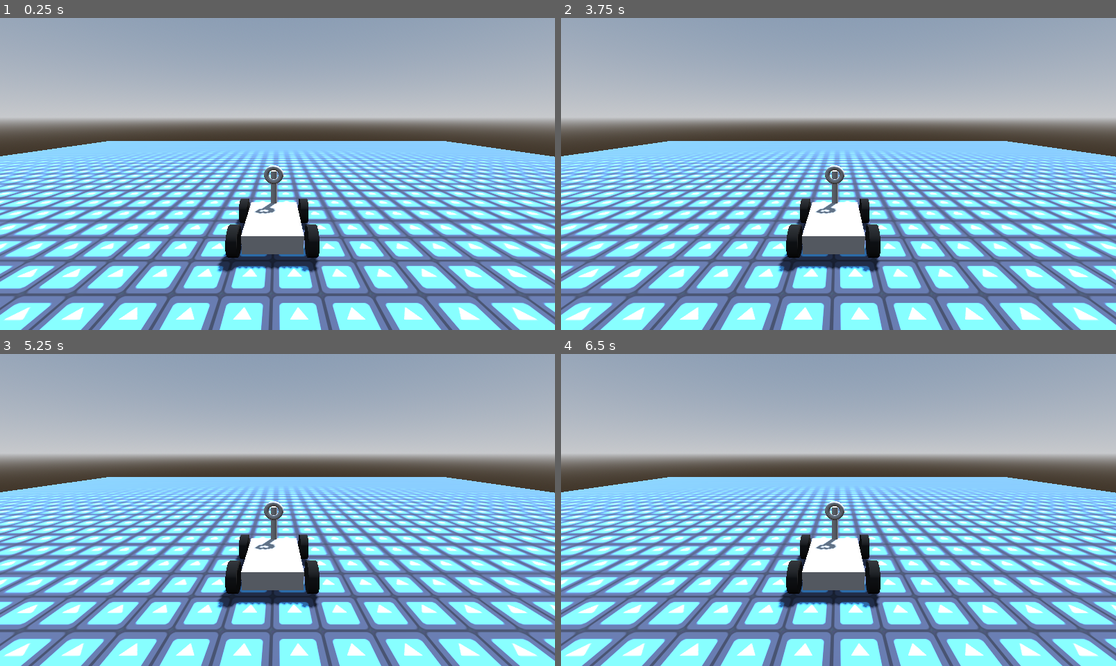
Above: before the commit, frames 1-4 (two rows, left to right).
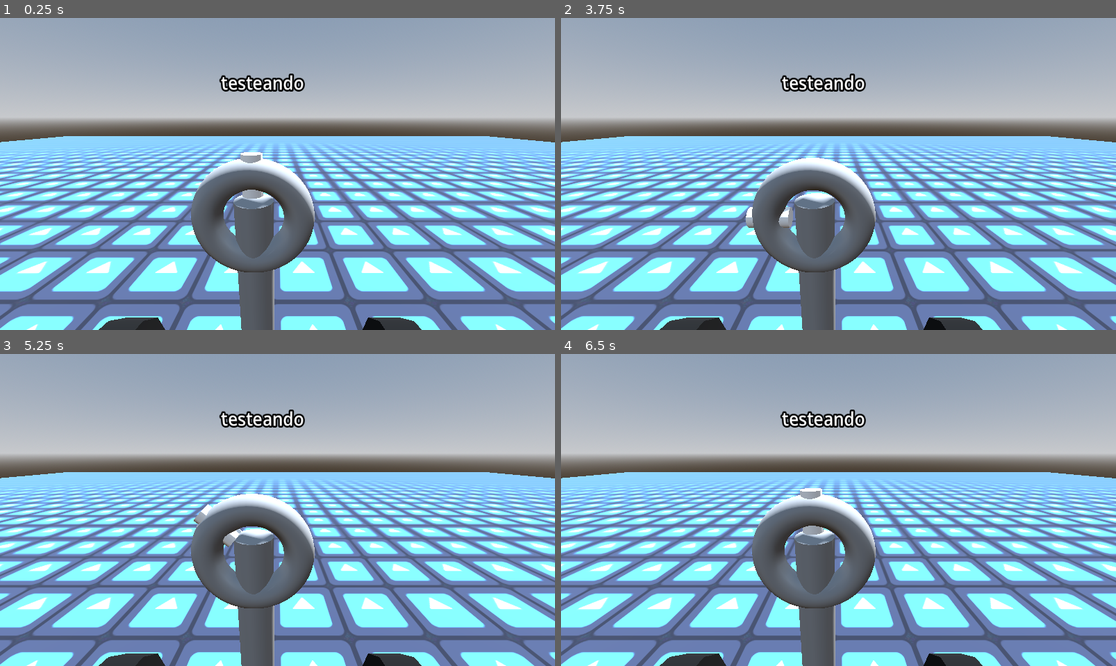
Above: after the commit, the same moments.

Repository: franciscoenriq/Panhales-en-Fuga
Game: Godot game, scene res://scenes/base-volante.tscn
The game is run twice, just before and just after one commit, with the same random seed, the same clock (stepped at 60 frames per second) and the same inputs. This scene is started directly instead of the project's main scene. The engine's default icon, where the game draws it, is replaced by a stand-in: a white triangle on a blue panel in a dark square.
Inputs:
- Up to frame 1 (0.25 s): no input
- Up to frame 2 (3.75 s): tap Enter at 0.5, 2, 3.5 s; hold D (right) 0.53-1.28 s; hold F (test) 0.53-1.28 s; tap Space at 1.25, 2.75 s; hold S (back) 1.28-2.03 s; tap C (clutch) at 1.35 s; tap F (test) at 1.55, 2.3, 2.85 s; hold D (right) 2.03-2.78 s; hold A (gas) 2.03-2.78 s; hold W (forward) 2.78-3.53 s; hold Left (turn_left) from 3.53 s (still down); hold F (test) from 3.53 s (still down)
- Up to frame 3 (5.25 s): tap Space at 4.25 s; release F (test) at 4.28 s; tap C (clutch) at 4.35 s; tap F (test) at 4.55 s; release Left (turn_left) at 5.03 s; hold S (back) from 5.03 s (still down); hold A (gas) from 5.03 s (still down)
- Up to frame 4 (6.5 s): tap F (test) at 5.3, 5.85 s; release S (back) at 5.78 s; release A (gas) at 5.78 s; hold D (right) from 5.78 s (still down)

The runs differ from the first frame. In frame 1, 46% of the frame differs, in the area x 0-100%, y 17-100%; in frame 2, 46%; in frame 3, 46%; in frame 4, 46%.
Error after the commit: Invalid access to property or key 'turn' on a base object of type 'Node (game_controller.gd)'. (res://scenes/car.gd:40)

Commit message:
FUNCIONA X FAVOR

Diff:
--- a/scenes/base-volante.tscn
+++ b/scenes/base-volante.tscn
@@ -1,7 +1,8 @@
-[gd_scene load_steps=17 format=3 uid="uid://bv05lp5ihcku2"]
+[gd_scene load_steps=21 format=3 uid="uid://bv05lp5ihcku2"]
 
 [ext_resource type="Texture2D" uid="uid://tw8t38ns0seh" path="res://icon.svg" id="1_vtehj"]
 [ext_resource type="Script" path="res://scenes/car.gd" id="2_dxiop"]
+[ext_resource type="Script" path="res://scenes/InputStateVolante.gd" id="3_khk2y"]
 
 [sub_resource type="ProceduralSkyMaterial" id="ProceduralSkyMaterial_rvre1"]
 sky_horizon_color = Color(0.64625, 0.65575, 0.67075, 1)
@@ -49,7 +50,13 @@
 
 [sub_resource type="CylinderShape3D" id="CylinderShape3D_oao56"]
 
-[sub_resource type="TorusMesh" id="TorusMesh_gt80a"]
+[sub_resource type="TorusMesh" id="TorusMesh_xvf4u"]
+
+[sub_resource type="StandardMaterial3D" id="StandardMaterial3D_aqsfc"]
+
+[sub_resource type="StandardMaterial3D" id="StandardMaterial3D_7ia1w"]
+
+[sub_resource type="CylinderMesh" id="CylinderMesh_q2qod"]
 
 [sub_resource type="ConvexPolygonShape3D" id="ConvexPolygonShape3D_rn6qw"]
 points = PackedVector3Array(-0.977441, 0.0497648, -0.183127, 0.977439, 0.0497671, 0.183136, 0.978405, -0.0418249, 0.183 …(911 unchanged characters)…
@@ -159,12 +166,28 @@
 transform = Transform3D(1, 0, 0, 0, 1, 0, 0, 0, 1, 0, 1.58409, 0)
 
 [node name="MeshInstance3D" type="MeshInstance3D" parent="car/Volante"]
-transform = Transform3D(0.3, 0, 0, 0, -1.31134e-08, -0.3, 0, 0.3, -1.31134e-08, 0, 1.38181, -0.801486)
-mesh = SubResource("TorusMesh_gt80a")
+unique_name_in_owner = true
+transform = Transform3D(0.3, 0, 0, 0, -1.31134e-08, -0.3, 0, 0.3, -1.31134e-08, 0, 1.38181, -0.933853)
+rotation_order = 1
+mesh = SubResource("TorusMesh_xvf4u")
+
+[node name="MeshInstance3D2" type="MeshInstance3D" parent="car/Volante/MeshInstance3D"]
+transform = Transform3D(-0.186879, 0, -0.27602, 0.27602, -1.45704e-08, -0.186879, -1.20652e-08, -0.333333, 8.16876e-09, 0, -0.0218685, -0.728848)
+rotation_order = 1
+material_override = SubResource("StandardMaterial3D_aqsfc")
+material_overlay = SubResource("StandardMaterial3D_7ia1w")
+mesh = SubResource("CylinderMesh_q2qod")
+skeleton = NodePath("../..")
 
 [node name="CollisionShape3D" type="CollisionShape3D" parent="car/Volante"]
 transform = Transform3D(0.3, 0, 0, 0, -1.31134e-08, -0.3, 0, 0.3, -1.31134e-08, 0, 1.38181, -0.801486)
 shape = SubResource("ConvexPolygonShape3D_rn6qw")
 
 [node name="Camera3D" type="Camera3D" parent="car"]
-transform = Transform3D(1, 0, 0, 0, 0.963163, 0.26892, 0, -0.26892, 0.963163, 0.118358, 4.67844, 5.25569)
+
+transform = Transform3D(1, 0, 0, 0, 0.963163, 0.26892, 0, -0.26892, 0.963163, 0.118358, 3.44368, -0.0270226)
+
+[node name="InputState" type="Label3D" parent="."]
+transform = Transform3D(1, 0, 0, 0, 1, 0, 0, 0, 1, -0.0208702, 2.98448, -2.08705)
+text = "testeando"
+script = ExtResource("3_khk2y")
--- a/scenes/car.gd
+++ b/scenes/car.gd
@@ -1,5 +1,40 @@
 extends VehicleBody3D
 
-func _physics_process(_delta):
-	steering = Input.get_axis("left", "right") * 0.4
-	engine_force = Input.get_axis("back", "forward") * 100
+var isTurningLeft: bool
+var isTurningRight: bool
+@onready var volante=%MeshInstance3D
+var turningRate: float = 5.0  # Aumenta la velocidad de giro
+var forceFeedback: float = 3.0
+var maxWheelAngle: float = 90.0
+var wheelRotationValue: float
+
+func _ready() -> void:
+	isTurningLeft = false
+	isTurningRight = false
+	wheelRotationValue = 0
+
+func _process(delta: float) -> void:
+	if Input.is_action_pressed("turn_left"):
+		isTurningLeft = true
+		isTurningRight = false
+	elif Input.is_action_pressed("turn_right"):
+		isTurningRight = true
+		isTurningLeft = false
+	else:
+		isTurningLeft = false
+		isTurningRight = false
+
+	if isTurningLeft:
+		wheelRotationValue = clamp(wheelRotationValue + turningRate * delta, -1.0, 1.0)
+	elif isTurningRight:
+		wheelRotationValue = clamp(wheelRotationValue - turningRate * delta, -1.0, 1.0)
+	else:
+		wheelRotationValue = lerp(wheelRotationValue, 0.0, forceFeedback * delta)
+
+	# Limita el ángulo del volante al rango deseado
+	wheelRotationValue = clamp(wheelRotationValue, -1.0, 1.0)
+
+	# Aplicar la rotación al volante
+	var rotation_angle = maxWheelAngle * wheelRotationValue
+	volante.rotation_degrees.y = rotation_angle
+	GameController.turn.rpc("Driver", -wheelRotationValue)
